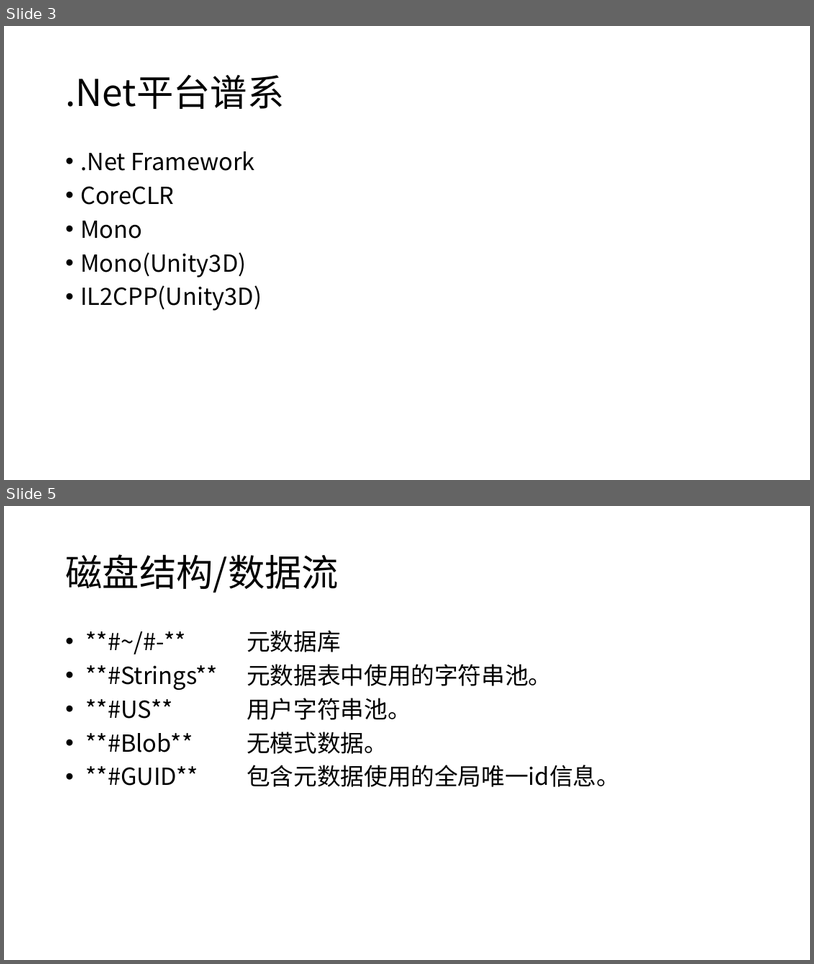
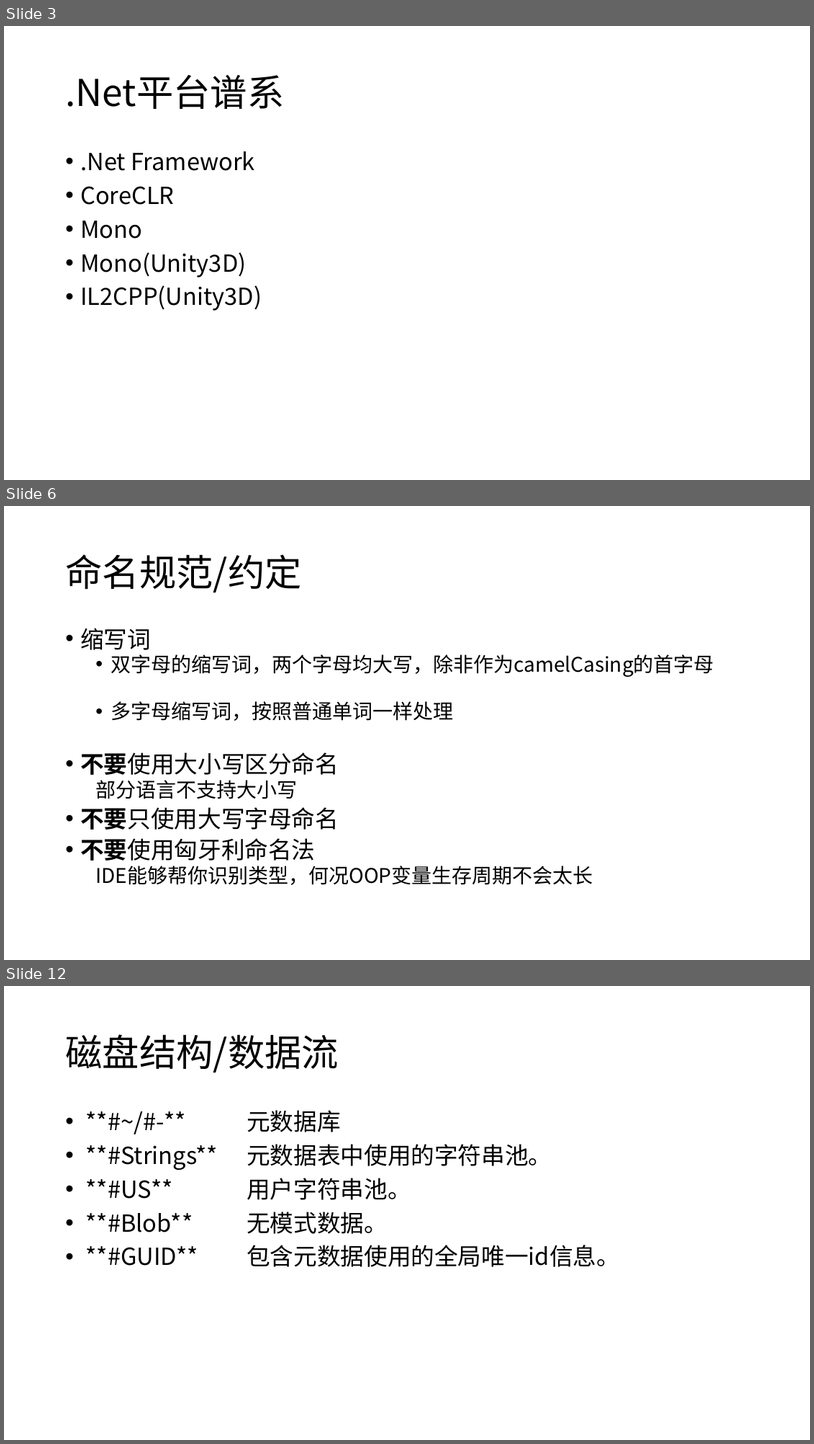
Before and after one commit to snakealpha/DotNetSession, a slide deck: pptx.pptx.pptx. Shown one above the other, each under a label of ours: slides 3 and 5 before the commit, slides 3, 6 and 12 after it; the slides between them are not shown. The pictures are 814x964 and 814x1444 pixels, drawn with LibreOffice and Linux fonts; fonts in the diff are those of the drawing. Boxes give left, top, right and bottom in pixels: in the first picture for what was removed or moved away, otherwise in the second. Text is boxed around its words. In the diff, an @@ line names an element or a change of style, - is before the commit and + after.

```diff
--- a/pptx.pptx.pptx
+++ b/pptx.pptx.pptx
@@ slide 6 added at (4,506,810,960), background #FFFFFF @@
@@ title added at (65,554,301,593), 44 pt, text #000000 @@
+命名规范/约定
@@ text added at (80,628,714,885), 24 pt, text #000000 @@
+• 缩写词
+  • 双字母的缩写词，两个字母均大写，除非作为camelCasing的首字母
+  • 多字母缩写词，按照普通单词一样处理
+• 不要使用大小写区分命名
+  部分语言不支持大小写
+• 不要只使用大写字母命名
+• 不要使用匈牙利命名法
+  IDE能够帮你识别类型，何况OOP变量生存周期不会太长
@@ what was slide 5 is now slide 12 @@
```
Also in this commit, not shown: 1 slide changed, 6 other slides added.
